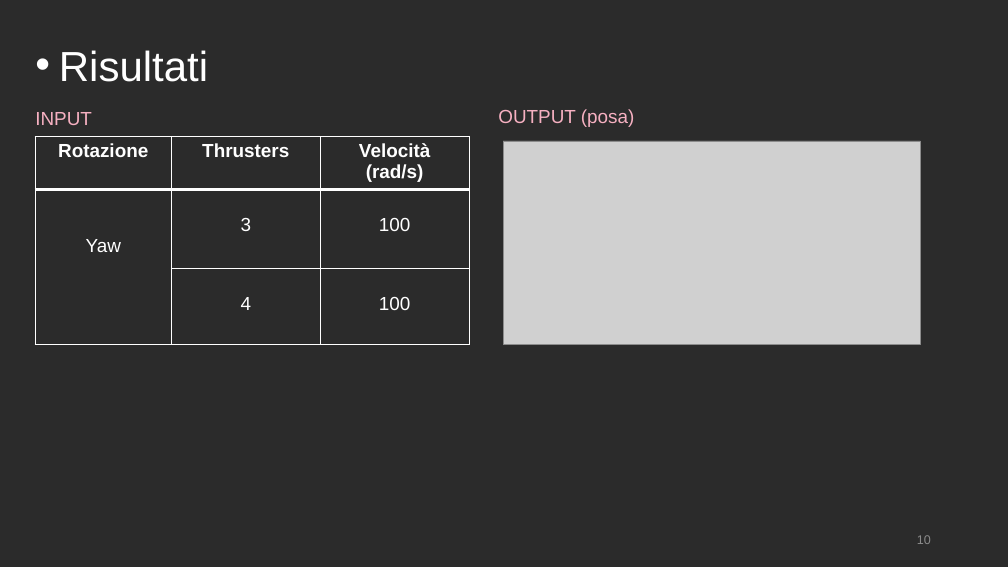
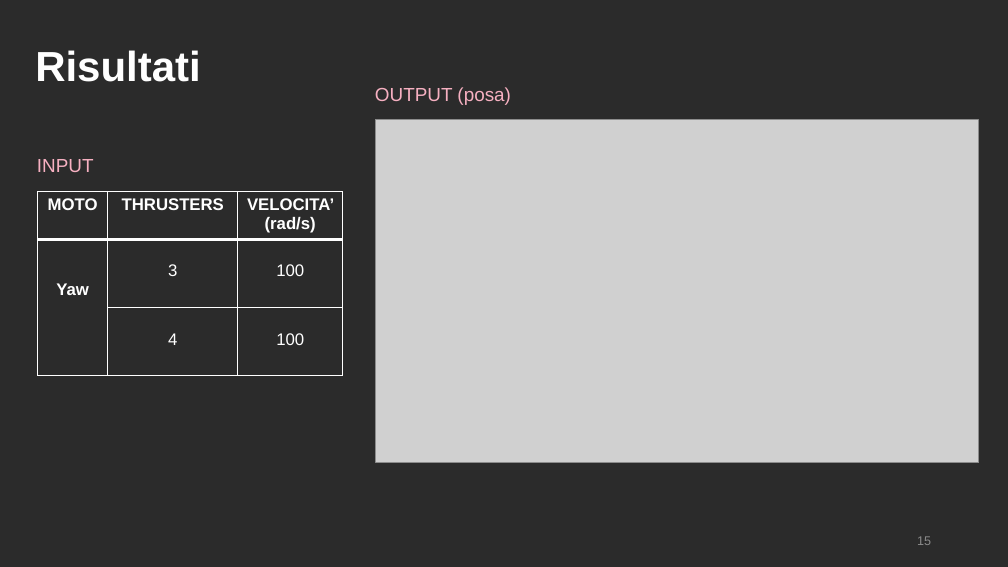
Before and after one commit to polifab/Subacquei_modello, a slide deck: slide 15 of presentazione.pptx (slide 11 before the commit). Drawn at 1008x567 pixels with LibreOffice and Linux fonts; fonts in the diff are those of the drawing; grey boxes stand for pictures; background and template pictures are left out; a plain dark background stands for a picture behind light text. Boxes give left, top, right and bottom in pixels: in the first picture for what was removed or moved away, otherwise in the second. Text is boxed around its words. In the diff, an @@ line names an element or a change of style, - is before the commit and + after.

```diff
--- a/presentazione.pptx
+++ b/presentazione.pptx
@@ text "Risultati" at [35,50,200,82]: bold on; bullet • to none @@
@@ text "OUTPUT (posa)": place and size @@
-text "OUTPUT (posa)" at [498,109,635,127]
+text "OUTPUT (posa)" at [375,87,511,105]
@@ picture: place and size @@
-picture at [503,141,920,345]
+picture at [376,119,979,463]
@@ text "INPUT": place and size @@
-text "INPUT" at [35,112,92,125]
+text "INPUT" at [37,159,94,172]
@@ table at [38,191,343,375] @@
-row 1: Rotazione | Thrusters | Velocità / (rad/s)
+row 1: MOTO | THRUSTERS | VELOCITA’ (rad/s)
@@ size 18 to 16 pt in "Yaw", "3", "100", "4" and 1 more places @@
@@ bold on in "Yaw" @@
@@ table: place and size @@
-table at [36,137,470,345]
+table at [38,191,343,375]
@@ page number at [917,536,931,545]: text changed @@
-10
+15
```
Also in this commit, not shown: 13 other slides changed, 6 slides added.
